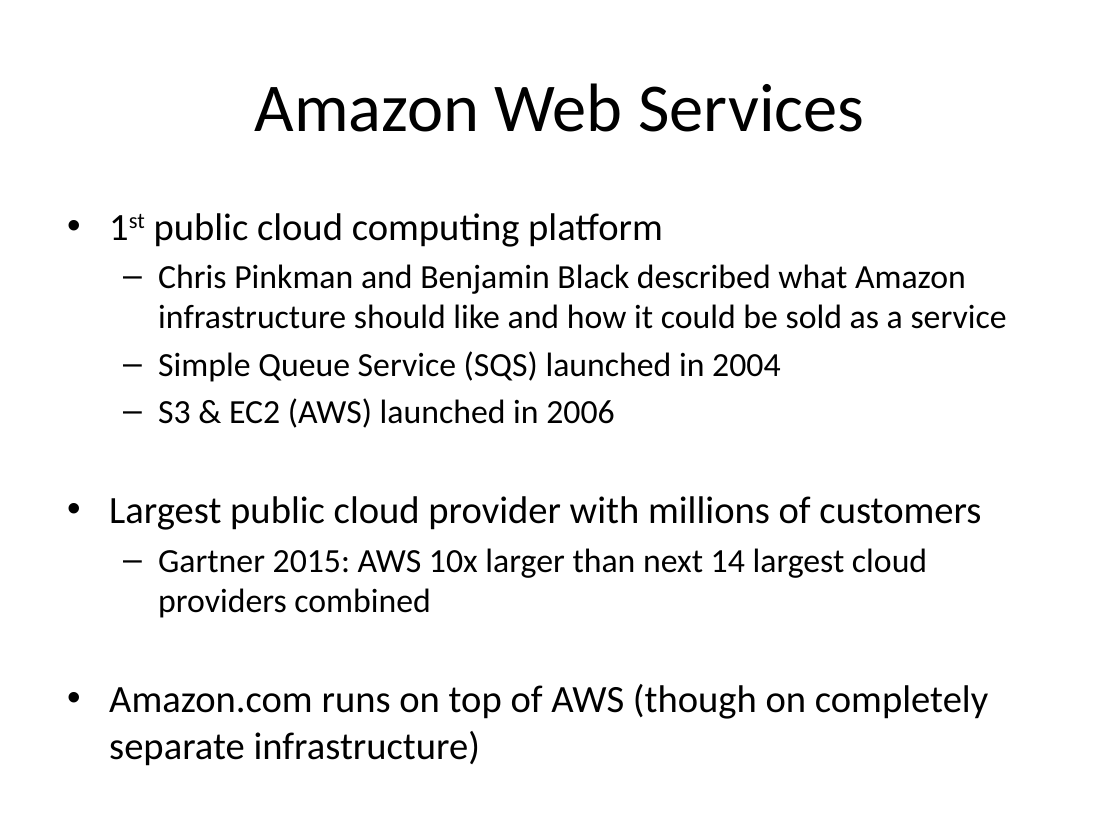
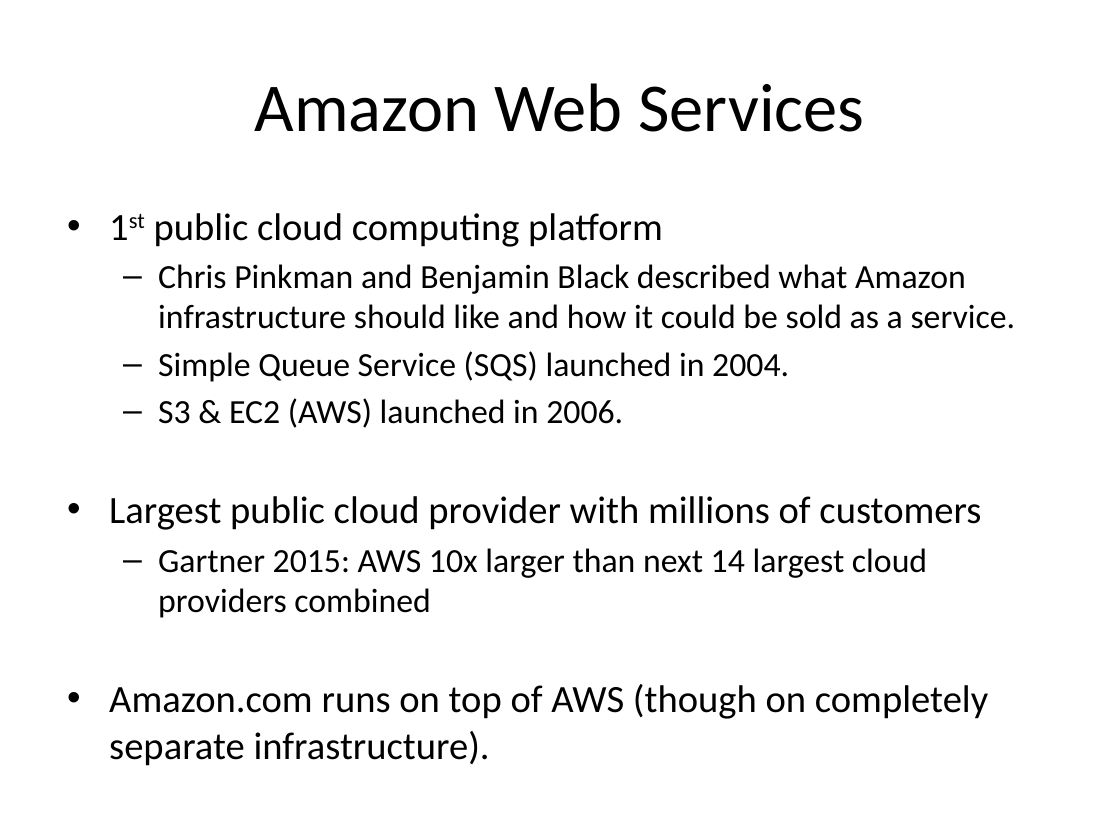
Before and after one commit to jasondbaker/infrastructure-class, a slide deck: slide 10 of lectures/infrastructure-week-4.pptx. Drawn at 1120x840 pixels with LibreOffice and Linux fonts; fonts in the diff are those of the drawing. Boxes give left, top, right and bottom in pixels: in the first picture for what was removed or moved away, otherwise in the second. Text is boxed around its words. In the diff, an @@ line names an element or a change of style, - is before the commit and + after.

```diff
--- a/lectures/infrastructure-week-4.pptx
+++ b/lectures/infrastructure-week-4.pptx
@@ text at (158, 264, 1016, 428): text changed @@
-  – Chris Pinkman and Benjamin Black described what Amazon infrastructure should like and how it could be sold as a service
-  – Simple Queue Service (SQS) launched in 2004
-  – S3 & EC2 (AWS) launched in 2006
+  – Chris Pinkman and Benjamin Black described what Amazon infrastructure should like and how it could be sold as a service.
+  – Simple Queue Service (SQS) launched in 2004.
+  – S3 & EC2 (AWS) launched in 2006.
@@ text at (109, 684, 988, 766): text changed @@
-• Amazon.com runs on top of AWS (though on completely separate infrastructure)
+• Amazon.com runs on top of AWS (though on completely separate infrastructure).
```
Also in this commit, not shown: 24 other slides changed.
